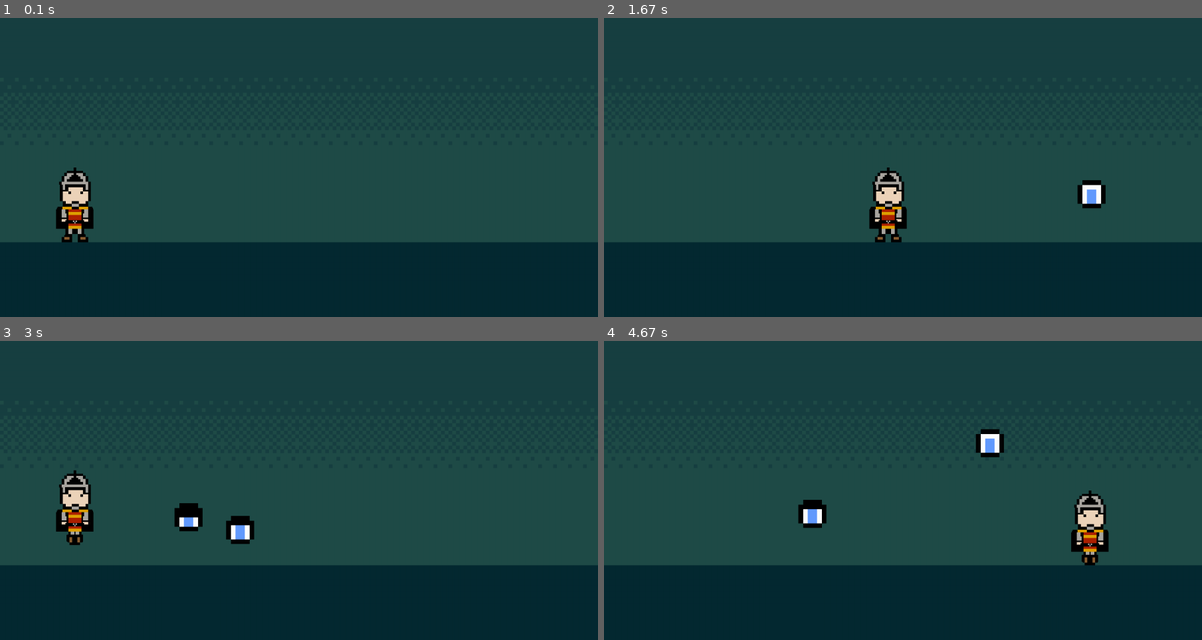
Above: before the commit, frames 1-4 (two rows, left to right).
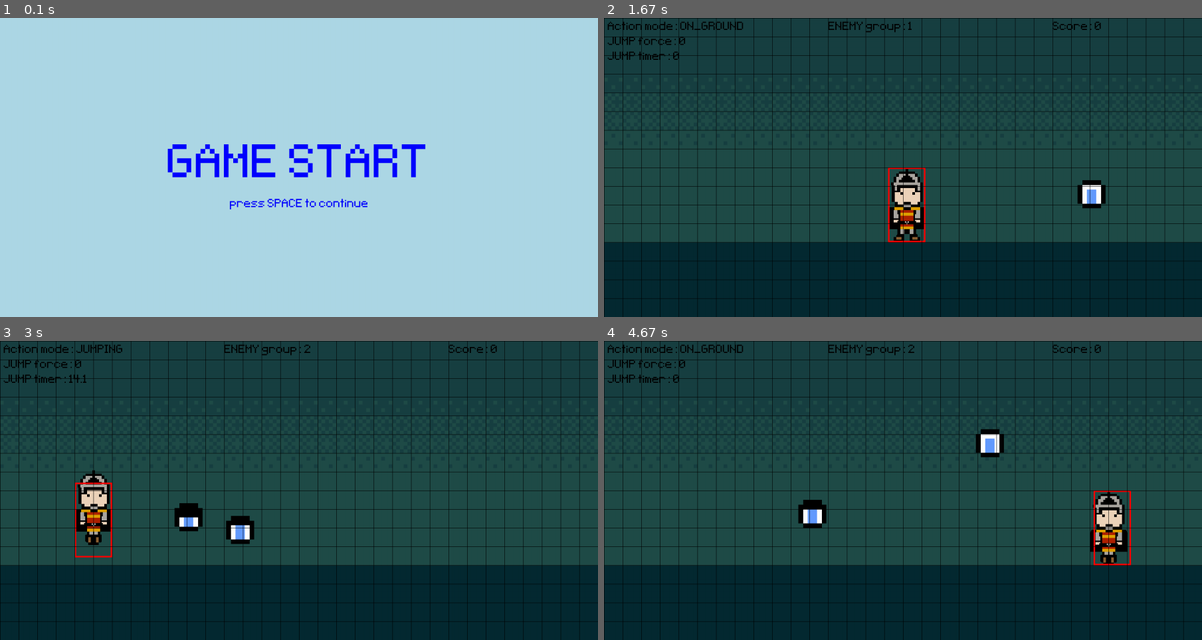
Above: after the commit, the same moments.

Repository: alo40/pygame_pininos
Game: pygame game, started from pininos_main.py
Same seed, same stepped clock (60 frames per second), same inputs: the game is played once before the commit and once after it.
Inputs:
- Up to frame 1 (0.1 s): no input
- Up to frame 2 (1.67 s): tap Space at 0.33 s; hold Right 0.67-1.13 s; hold Right 1.17-1.63 s
- Up to frame 3 (3 s): hold Left 1.67-2.2 s; hold Down 2.23-2.53 s; hold Left 2.57-2.97 s
- Up to frame 4 (4.67 s): hold Left 3-3.63 s; hold Down 3.67-4.03 s; hold Left 4.07-4.53 s; hold Right from 4.57 s (still down)

The runs differ from the first frame. In frame 1, 100% of the frame differs, in the area x 0-100%, y 0-100%; in frame 2, 7.5%; in frame 3, 7.4%; in frame 4, 7.5%.

Commit message:
added day 2 and 3 hero animation and enemy spawn

Diff:
--- a/pininos_main.py
+++ b/pininos_main.py
@@ -74,7 +74,7 @@
 
         # create image and rect
         self.image = self.frames[self.frame_index]
-        self.rect = self.image.get_rect(midbottom=(200, screen_height - ground_rect.height))
+        self.rect = self.image.get_rect(midbottom=(200, screen_height - ground_height))
 
         # save original rect height and bottom (used in rect resize method)
         self.rect_original_height = self.rect.height
@@ -91,7 +91,7 @@
         self.jumping()
 
         # only for testing
-        # self.draw_boundaries()
+        self.draw_boundaries()
 
     def standing(self):
 
@@ -161,11 +161,11 @@
         # jump in pixels
         self.jump_pixel = - self.jump_velocity * self.jump_timer \
                           + 0.5 * self.gravity * self.jump_timer ** 2
-        self.rect.bottom = screen_height - ground_rect.height + self.jump_pixel
+        self.rect.bottom = screen_height - ground_height + self.jump_pixel
 
         # on ground action
-        if self.rect.bottom >= screen_height - ground_rect.height:
-            self.rect.bottom = screen_height - ground_rect.height
+        if self.rect.bottom >= screen_height - ground_height:
+            self.rect.bottom = screen_height - ground_height
             self.jump_timer = 0  # reset jump timer
             self.action = Action.ON_GROUND
 
@@ -230,7 +230,7 @@
 
         # obstacle appear at random position
         rand_position_x = randint(1200, 1800)
-        rand_position_y = screen_height - ground_rect.height - randint(0, 300)
+        rand_position_y = screen_height - ground_height - randint(0, 300)
 
         # create Enemy_x image and rect
         self.image = self.frames[self.frame_index]
@@ -269,9 +269,13 @@
 
 
 class Game(Enum):
-    OVER = 1
-    ACTIVE = 2
+    START = 1
+    OVER = 2
     WON = 3
+    DAY_1 = 4
+    DAY_2 = 5
+    DAY_3 = 6
+
 
 ########################################################################################
 # game mode: GAME INIT
@@ -279,7 +283,7 @@
 pg.init()
 
 # set to True for game over / False for game active
-game_mode = Game.ACTIVE
+game_mode = Game.START
 
 # initialize game score
 game_score = 0
@@ -289,6 +293,9 @@
 screen_height = 800
 screen = pg.display.set_mode((screen_width, screen_height))  # canvas for everything!
 
+# ground setup (global variable)
+ground_height = 200
+
 # set game title
 pg.display.set_caption('pininos')
 
@@ -299,17 +306,13 @@
 # create clock object to control the frame rates
 game_clock = pg.time.Clock()
 
-# create ground surface
-ground_surf = pg.image.load('graphics/ground_1600x200.png').convert()
-ground_rect = ground_surf.get_rect(bottomleft=(0, screen_height))
+# # create ground surface
+# ground_surf = pg.image.load('graphics/ground_1600x200.png').convert()
+# ground_rect = ground_surf.get_rect(bottomleft=(0, screen_height))
 
 # # create sky surface
 # sky_surf = pg.Surface((screen_width, screen_height - ground_rect.height))
 # sky_surf.fill('#EFBBEB')  # light purple
-
-# create horizon surface
-horizon_surf = pg.image.load('graphics/horizont_day_3.png').convert()
-horizon_rect = horizon_surf.get_rect(topleft=(0, 0))
 
 # declare hero group and hero
 hero = pg.sprite.GroupSingle()
@@ -350,7 +353,7 @@
 
         # TIMER EVENT: HERO STANDING ANIMATION
         if event.type == timer_hero_standing_animation \
-                and game_mode == Game.ACTIVE \
+                and (game_mode == Game.DAY_1 or game_mode == Game.DAY_2 or game_mode == Game.DAY_3) \
                 and hero.sprite.action == Action.ON_GROUND \
                 and hero.sprite.jump_force == 0:  # to avoid conflict with crouch animation
 
@@ -358,13 +361,15 @@
             hero.sprite.standing()
 
         # TIMER EVENT: ENEMY_01 SPAWN
-        if event.type == timer_enemy_01_spawn and game_mode == Game.ACTIVE:
+        if event.type == timer_enemy_01_spawn \
+                and (game_mode == Game.DAY_1 or game_mode == Game.DAY_2 or game_mode == Game.DAY_3):
 
             # add new element to enemy group
             enemy_group.add(Enemy('enemy_01'))
 
         # TIMER EVENT: ENEMY_01 ANIMATION
-        if event.type == timer_enemy_01_animation and game_mode == Game.ACTIVE:
+        if event.type == timer_enemy_01_animation \
+                and (game_mode == Game.DAY_1 or game_mode == Game.DAY_2 or game_mode == Game.DAY_3):
 
             # enemy animation
             if len(enemy_group.sprites()) == 0:
@@ -374,22 +379,35 @@
                     enemy.animation()
 
     #####################################################################################
-    # game mode: GAME OVER/GAME WON
+    # game mode: GAME START/OVER/WON
     #####################################################################################
-    if game_mode == Game.OVER or game_mode == Game.WON:
+    if game_mode == Game.START or game_mode == Game.WON or game_mode == Game.OVER:
+
+        # colors
+        if game_mode == Game.START:
+            fill_color = 'lightblue'
+            text_color = 'blue'
+
+        elif game_mode == Game.WON:
+            fill_color = 'lightyellow'
+            text_color = 'orange'
+
+        else:  # default (game over)
+            fill_color = 'black'
+            text_color = 'red'
 
         # black screen
-        screen.fill('Black')
+        screen.fill(fill_color)
 
         # game over text (big font)
-        text_game_over = game_over_font.render(f"GAME {game_mode.name}", True, 'Red')
-        game_over_rect = text_game_over.get_rect(center=(screen_width / 2, screen_height / 2))
-        screen.blit(text_game_over, game_over_rect)
+        game_mode_text = game_over_font.render(f"GAME {game_mode.name}", True, text_color)
+        game_mode_rect = game_mode_text.get_rect(center=(screen_width / 2, screen_height / 2))
+        screen.blit(game_mode_text, game_mode_rect)
 
         # restart text (small font)
-        text_game_restart = game_active_font.render(f"press SPACE to restart", True, 'Red')
-        game_restart_rect = text_game_restart.get_rect(center=(screen_width / 2, (screen_height / 2) + 100))
-        screen.blit(text_game_restart, game_restart_rect)
+        game_restart_text = game_active_font.render(f"press SPACE to continue", True, text_color)
+        game_restart_rect = game_restart_text.get_rect(center=(screen_width / 2, (screen_height / 2) + 100))
+        screen.blit(game_restart_text, game_restart_rect)
 
         # restart enemy_01 rectangle list
         enemy_group.empty()
@@ -402,7 +420,7 @@
 
             # restart hero and enemies position
             hero.sprite.rect.x = 200
-            hero.sprite.rect.bottom = screen_height - ground_rect.height
+            hero.sprite.rect.bottom = screen_height - ground_height
             # enemy_02_rect.x = 1000
 
             # restart jump parameters
@@ -414,12 +432,16 @@
             game_score = 0
 
             # restart game
-            game_mode = Game.ACTIVE
+            game_mode = Game.DAY_3
 
     #####################################################################################
     # game mode: GAME ACTIVE
     #####################################################################################
-    elif game_mode == Game.ACTIVE:
+    elif game_mode == Game.DAY_1 or game_mode == Game.DAY_2 or game_mode == Game.DAY_3:
+
+        # create horizon surface
+        horizon_surf = pg.image.load(f'graphics/horizont_{game_mode.name}.png').convert()
+        horizon_rect = horizon_surf.get_rect(topleft=(0, 0))
 
         # draw background
         screen.blit(horizon_surf, (0, 0))
@@ -456,35 +478,35 @@
 
         # GRID LINES  ###################################################################
 
-        # # Draw the horizontal lines of the grid
-        # for y in range(0, screen_height, 50):
-        #     pg.draw.line(screen, 'Black', (0, y), (screen_width, y))
-        #
-        # # Draw the vertical lines of the grid
-        # for x in range(0, screen_width, 50):
-        #     pg.draw.line(screen, 'Black', (x, 0), (x, screen_height))
+        # Draw the horizontal lines of the grid
+        for y in range(0, screen_height, 50):
+            pg.draw.line(screen, 'Black', (0, y), (screen_width, y))
+
+        # Draw the vertical lines of the grid
+        for x in range(0, screen_width, 50):
+            pg.draw.line(screen, 'Black', (x, 0), (x, screen_height))
 
         # TEXT MESSAGES #################################################################
 
-        # # print hero action on screen
-        # text_screen = game_active_font.render(f'Action mode: {hero.sprite.action.name}', False, 'Black')
-        # screen.blit(text_screen, (10, 10))
-        #
-        # # print jump force list on screen
-        # text_screen = game_active_font.render(f'JUMP force: {hero.sprite.jump_force}', False, 'Black')
-        # screen.blit(text_screen, (10, 50))
-        #
-        # # print game score list on screen
-        # text_screen = game_active_font.render(f'JUMP timer: {hero.sprite.jump_timer}', False, 'Black')
-        # screen.blit(text_screen, (10, 90))
-        #
-        # # print enemy list on screen
-        # text_screen = game_active_font.render(f'ENEMY group: {len(enemy_group.sprites())}', False, 'Black')
-        # screen.blit(text_screen, (600, 10))
-        #
-        # # print game score on screen
-        # text_screen = game_active_font.render(f'Score: {game_score}', False, 'Black')
-        # screen.blit(text_screen, (1200, 10))
+        # print hero action on screen
+        text_screen = game_active_font.render(f'Action mode: {hero.sprite.action.name}', False, 'Black')
+        screen.blit(text_screen, (10, 10))
+
+        # print jump force list on screen
+        text_screen = game_active_font.render(f'JUMP force: {hero.sprite.jump_force}', False, 'Black')
+        screen.blit(text_screen, (10, 50))
+
+        # print game score list on screen
+        text_screen = game_active_font.render(f'JUMP timer: {hero.sprite.jump_timer}', False, 'Black')
+        screen.blit(text_screen, (10, 90))
+
+        # print enemy list on screen
+        text_screen = game_active_font.render(f'ENEMY group: {len(enemy_group.sprites())}', False, 'Black')
+        screen.blit(text_screen, (600, 10))
+
+        # print game score on screen
+        text_screen = game_active_font.render(f'Score: {game_score}', False, 'Black')
+        screen.blit(text_screen, (1200, 10))
 
     # LOOP END ##########################################################################
 
Binary file added: graphics/horizont_DAY_1.png
Binary file added: graphics/horizont_DAY_2.png
Binary file added: graphics/horizont_DAY_3.png
